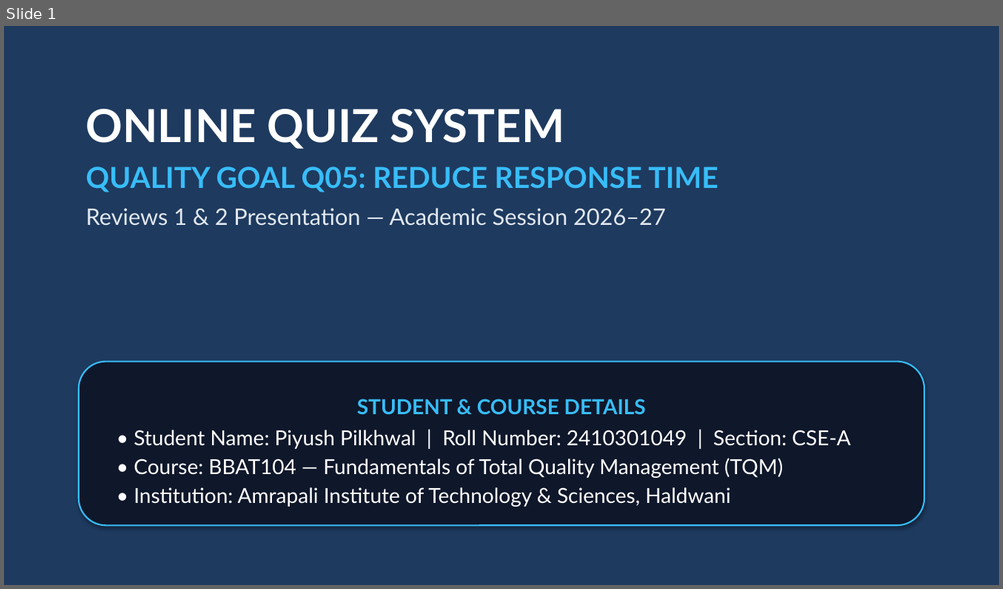
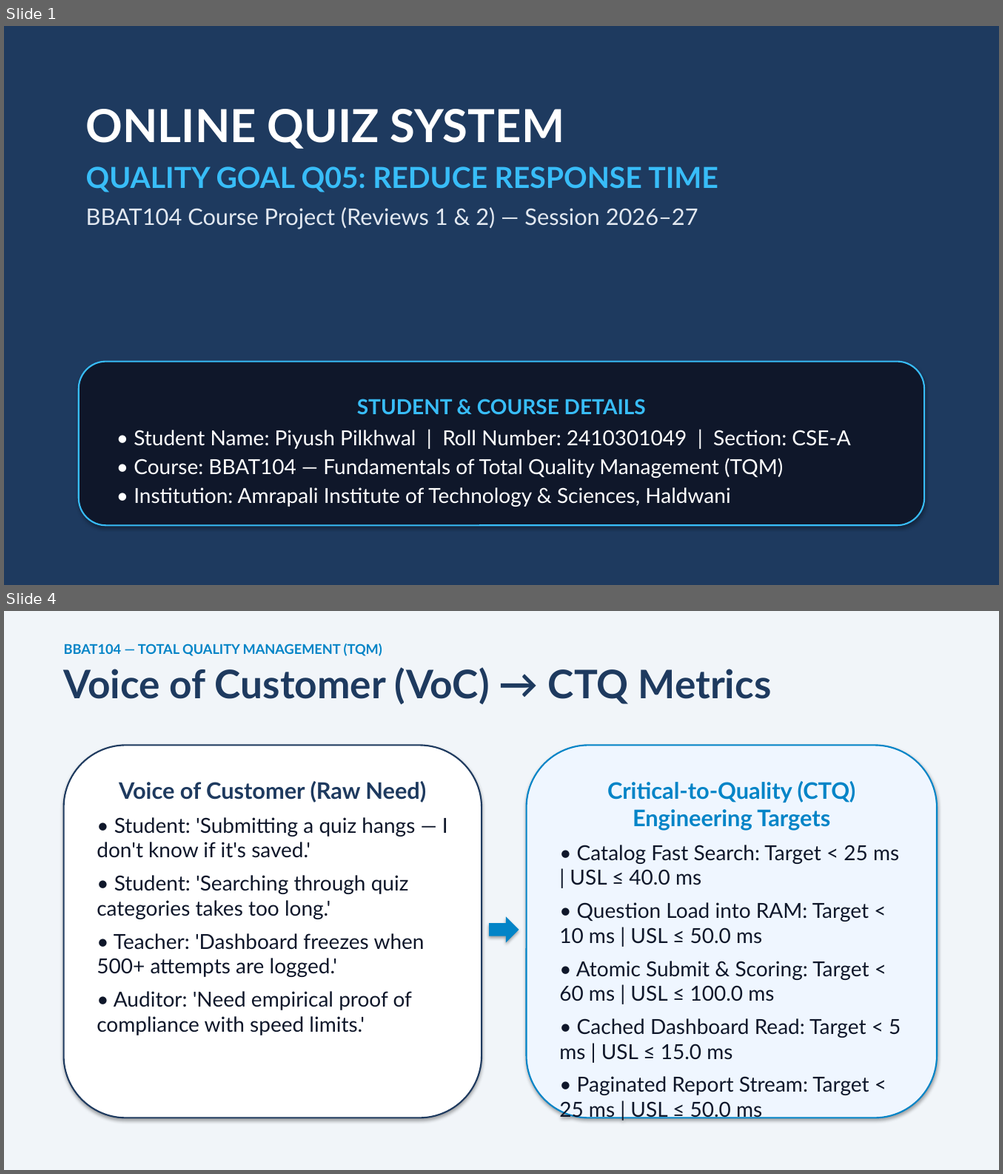
Before and after one commit to Shaan276/BBAT104_TQM_2410301049, a slide deck: Final Documents/TQM_Project_Presentation_BBAT104_2410301049.pptx. Shown one above the other, each under a label of ours: slide 1 before the commit, slides 1 and 4 after it; the slides between them are not shown. The pictures are 1003x589 and 1003x1174 pixels, drawn with LibreOffice and Linux fonts; fonts in the diff are those of the drawing. Boxes give left, top, right and bottom in pixels: in the first picture for what was removed or moved away, otherwise in the second. Text is boxed around its words. In the diff, an @@ line names an element or a change of style, - is before the commit and + after.

```diff
--- a/Final Documents/TQM_Project_Presentation_BBAT104_2410301049.pptx
+++ b/Final Documents/TQM_Project_Presentation_BBAT104_2410301049.pptx
@@ slide 4 added at [4, 611, 999, 1170], background #F1F5F9 @@
@@ text added at [64, 644, 771, 704], 13 pt, text #0284C7, bold @@
+BBAT104 — TOTAL QUALITY MANAGEMENT (TQM)
+Voice of Customer (VoC) → CTQ Metrics
@@ rounded rectangle added at [64, 745, 481, 1119], fill #FFFFFF, outline #1E3A5F 1.5 pt, 20 pt, text #0F172A @@
+Voice of Customer (Raw Need)
+• Student: 'Submitting a quiz hangs — I don't know if it's saved.'
+• Student: 'Searching through quiz categories takes too long.'
+• Teacher: 'Dashboard freezes when 500+ attempts are logged.'
+• Auditor: 'Need empirical proof of compliance with speed limits.'
@@ rounded rectangle added at [526, 745, 936, 1119], fill #EFF6FF, outline #0284C7 1.5 pt, 20 pt, text #0F172A @@
+Critical-to-Quality (CTQ) Engineering Targets
+• Catalog Fast Search: Target < 25 ms | USL ≤ 40.0 ms
+• Question Load into RAM: Target < 10 ms | USL ≤ 50.0 ms
+• Atomic Submit & Scoring: Target < 60 ms | USL ≤ 100.0 ms
+• Cached Dashboard Read: Target < 5 ms | USL ≤ 15.0 ms
+• Paginated Report Stream: Target < 25 ms | USL ≤ 50.0 ms
@@ right arrow added at [489, 917, 519, 943], fill #0284C7 @@
@@ slide 1 changed as well @@
@@ text at [86, 207, 698, 230]: text changed @@
-Reviews 1 & 2 Presentation — Academic Session 2026–27
+BBAT104 Course Project (Reviews 1 & 2) — Session 2026–27
```
Also in this commit, not shown: 2 other slides changed, 5 other slides added, 1 slide removed.
